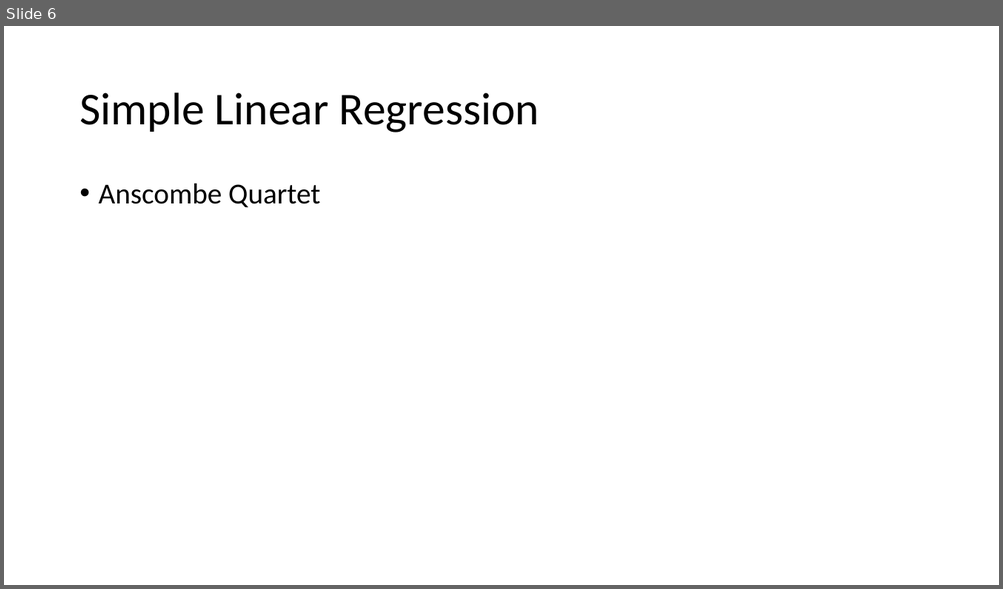
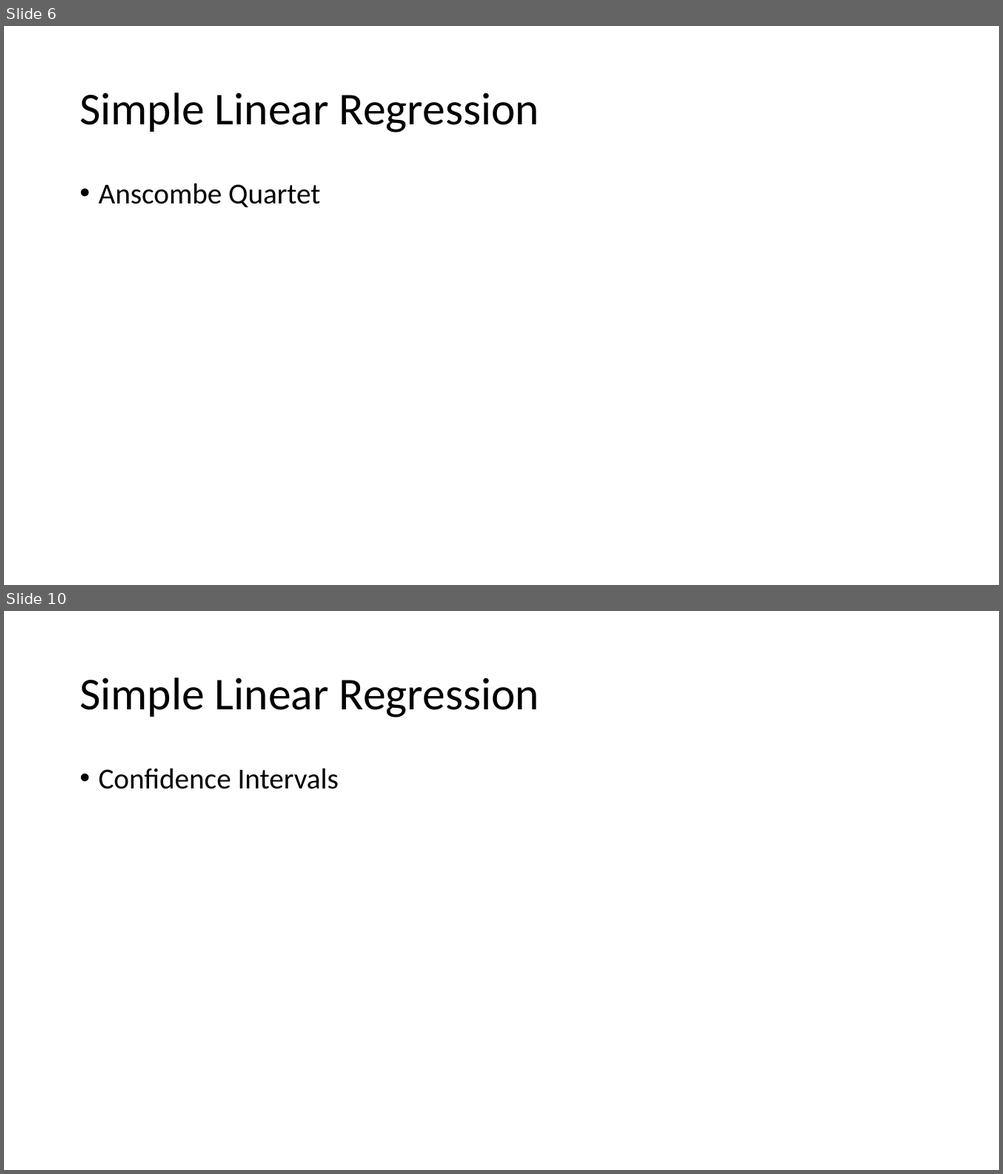
Before and after one commit to puneetjindal/r_python, a slide deck: acadgild/24-02-2017/Regression Analysis by example.pptx. Shown one above the other, each under a label of ours: slide 6 before the commit, slides 6 and 10 after it; the slides between them are not shown. The pictures are 1003x589 and 1003x1174 pixels, drawn with LibreOffice and Linux fonts; fonts in the diff are those of the drawing. Boxes give left, top, right and bottom in pixels: in the first picture for what was removed or moved away, otherwise in the second. Text is boxed around its words. In the diff, an @@ line names an element or a change of style, - is before the commit and + after.

Commit message:
Added sentiment analysis material and regression ppt

```diff
--- a/acadgild/24-02-2017/Regression Analysis by example.pptx
+++ b/acadgild/24-02-2017/Regression Analysis by example.pptx
@@ slide 10 added at box(4, 611, 999, 1170), background #FFFFFF @@
@@ title added at box(79, 678, 539, 718), 44 pt, text #000000 @@
+Simple Linear Regression
@@ text added at box(99, 768, 338, 789), 28 pt, text #000000 @@
+• Confidence Intervals
```
Also in this commit, not shown: 2 slides changed, 26 other slides added, 16 other files.
